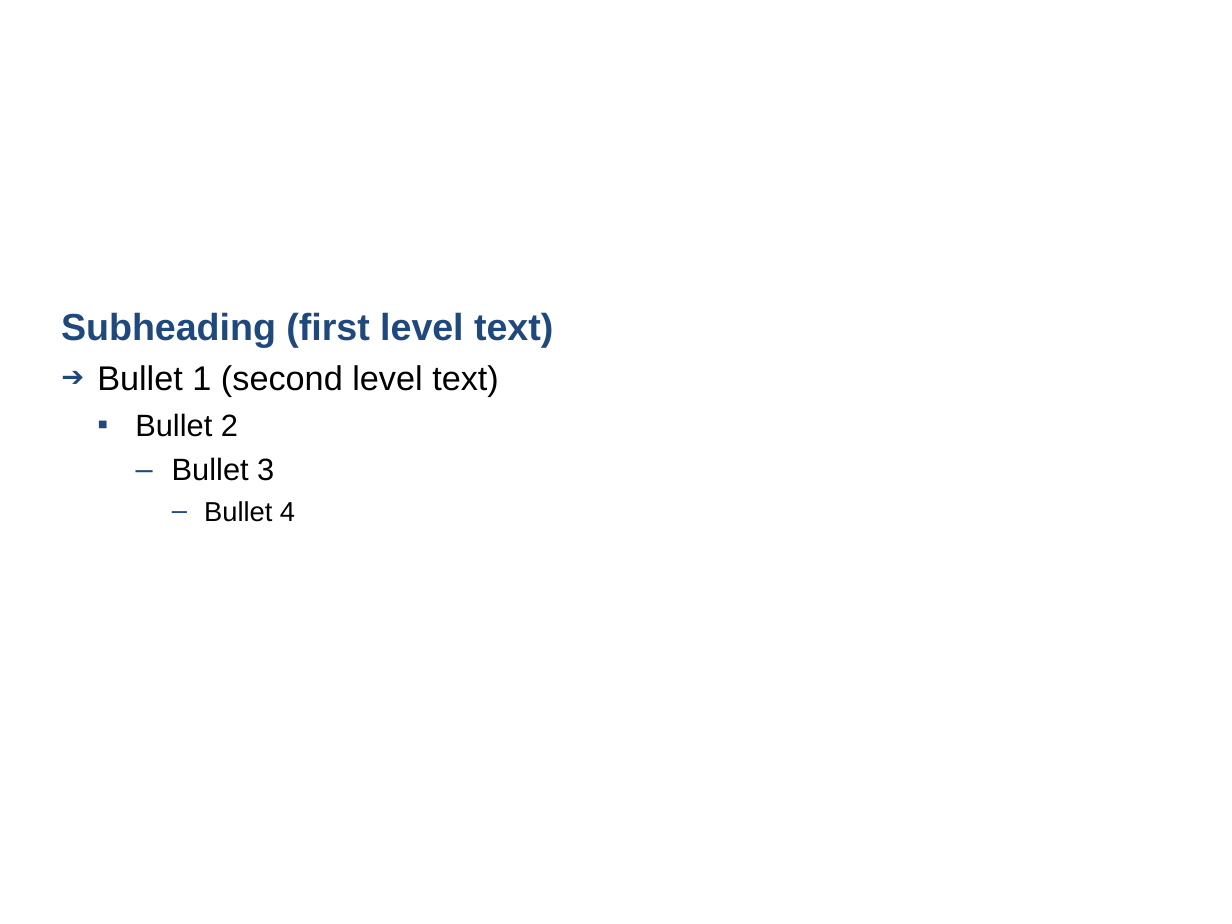
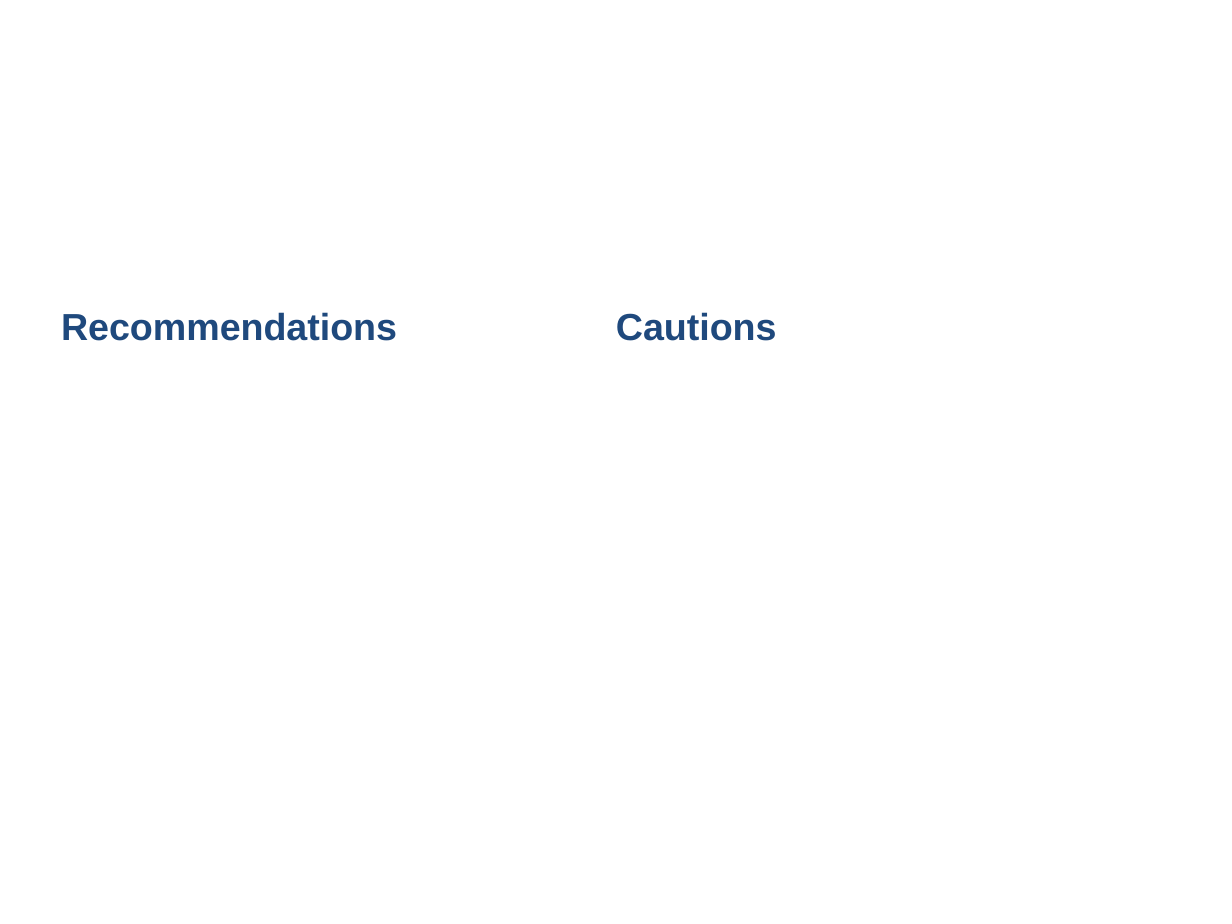
Before and after one commit to Zhuohan-Data/6103-Final-Project, a slide deck: slide 13 of slides/PPT1_edited.ppt (slide 9 before the commit). Drawn at 1232x924 pixels with LibreOffice and Linux fonts; fonts in the diff are those of the drawing; background and template pictures are left out. Boxes give left, top, right and bottom in pixels: in the first picture for what was removed or moved away, otherwise in the second. Text is boxed around its words. In the diff, an @@ line names an element or a change of style, - is before the commit and + after.

Commit message:
11.25 PPT

```diff
--- a/slides/PPT1_edited.ppt
+++ b/slides/PPT1_edited.ppt
@@ text removed at (61,312,553,522) @@
-Subheading (first level text)
-  ➔ Bullet 1 (second level text)
-    ▪ Bullet 2
-      – Bullet 3
-        – Bullet 4
@@ text added at (61,312,397,341), 22 pt, text #1F497D, bold @@
+Recommendations
@@ text added at (616,312,777,341), 22 pt, text #1F497D, bold @@
+Cautions
```
Also in this commit, not shown: 4 other slides changed, 4 slides added.
